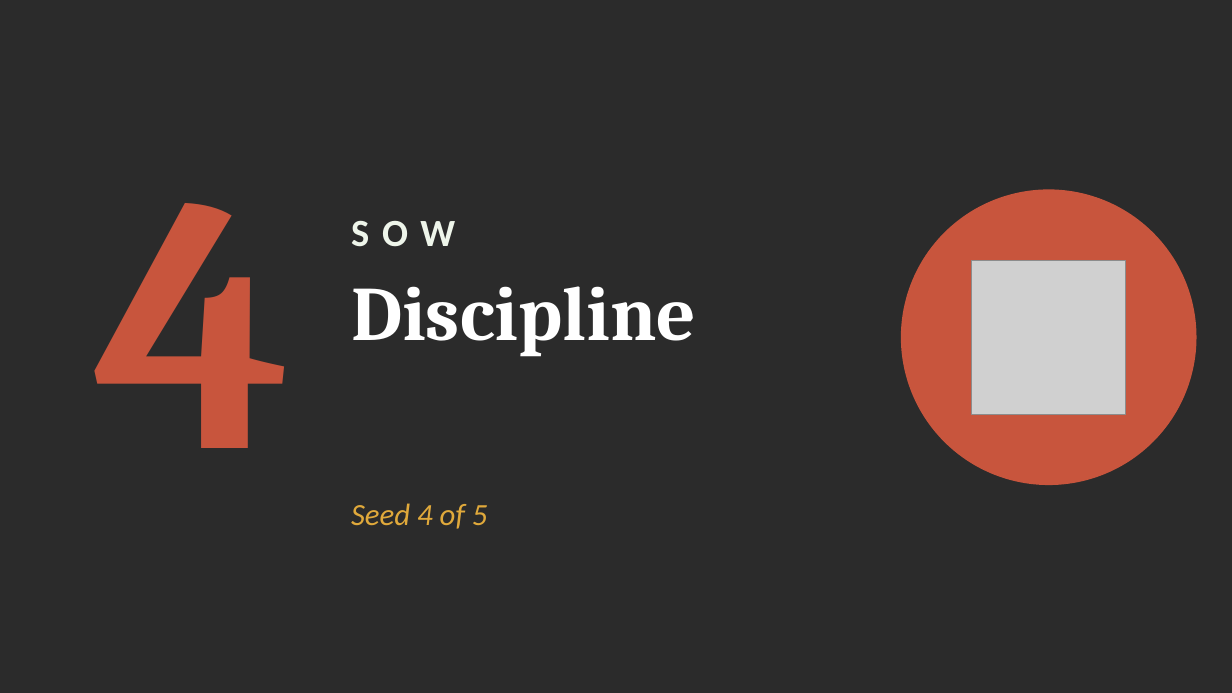
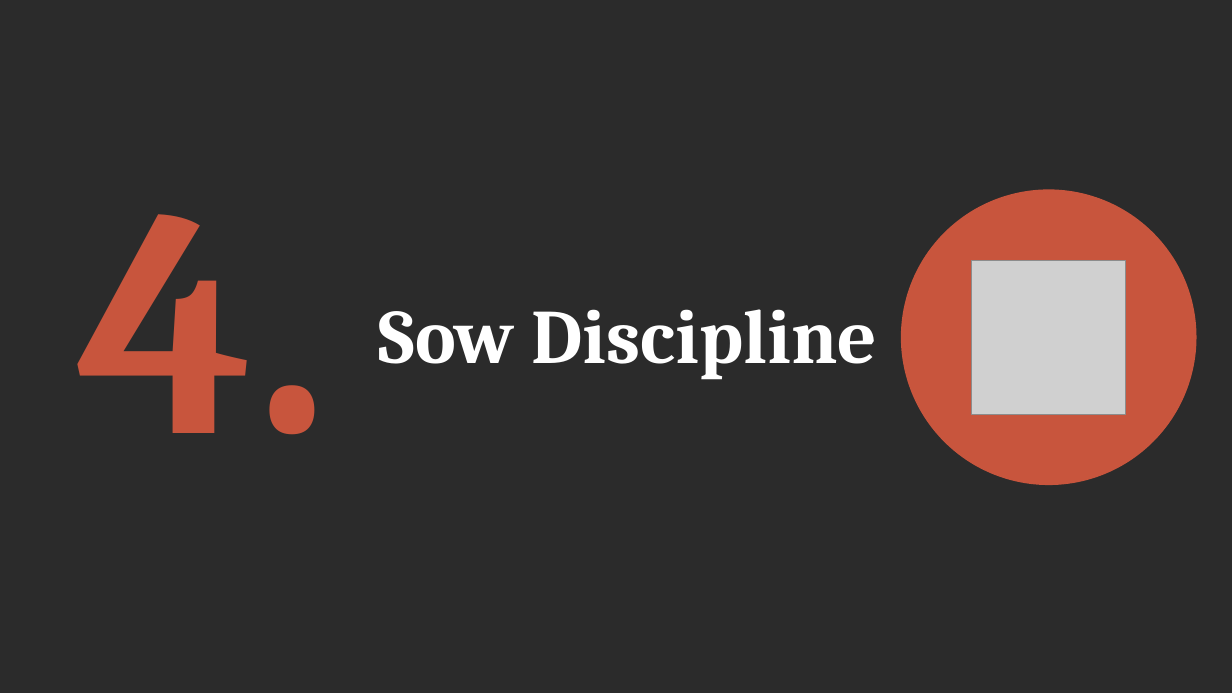
Before and after one commit to FactoJanrenzo/demohub, a slide deck: slide 18 of presentation/Sowing-the-Best.pptx. Drawn at 1232x693 pixels with LibreOffice and Linux fonts; fonts in the diff are those of the drawing; grey boxes stand for pictures; background and template pictures are left out; a plain dark background stands for a picture behind light text. Boxes give left, top, right and bottom in pixels: in the first picture for what was removed or moved away, otherwise in the second. Text is boxed around its words. In the diff, an @@ line names an element or a change of style, - is before the commit and + after.

```diff
--- a/presentation/Sowing-the-Best.pptx
+++ b/presentation/Sowing-the-Best.pptx
@@ text "Sow Discipline" at (x1=379, y1=309, x2=877, y2=380): vertical alignment top to middle @@
@@ text at (x1=78, y1=214, x2=329, y2=435): text changed; size 280 to 250 pt @@
-4
+4.
@@ text removed at (x1=351, y1=220, x2=455, y2=247) @@
-SOW
@@ text at (x1=379, y1=309, x2=877, y2=380): text changed @@
-Discipline
+Sow Discipline
@@ text removed at (x1=351, y1=503, x2=488, y2=529) @@
-Seed 4 of 5
```
Also in this commit, not shown: 25 other slides changed, 2 slides added, 3 slides removed, 2 other files.
